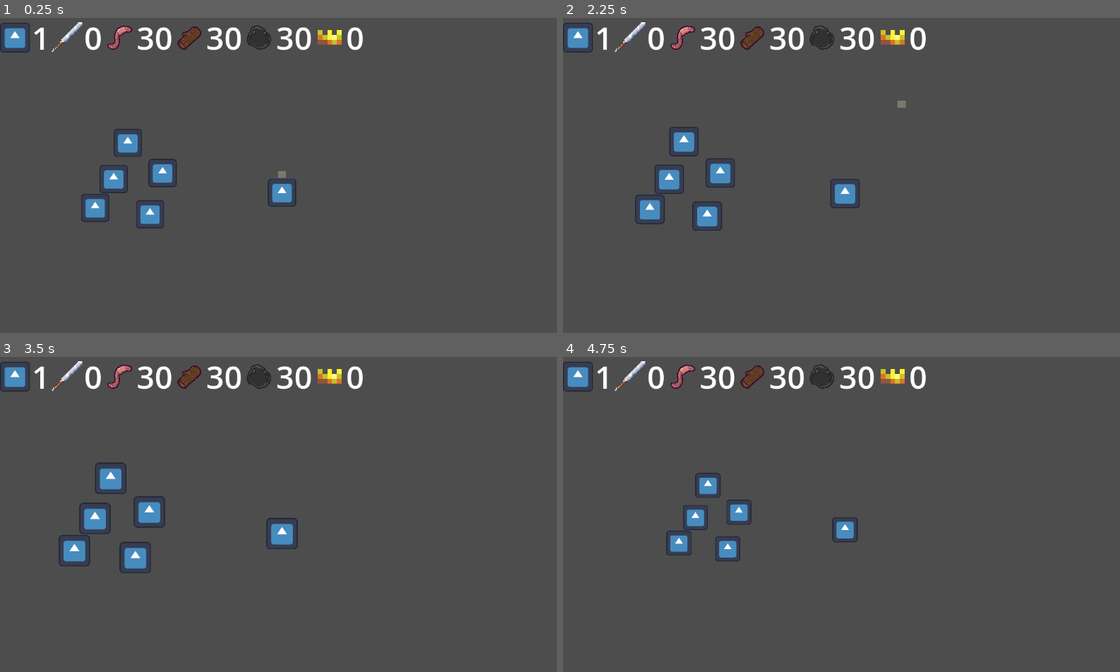
Above: before the commit, frames 1-4 (two rows, left to right).
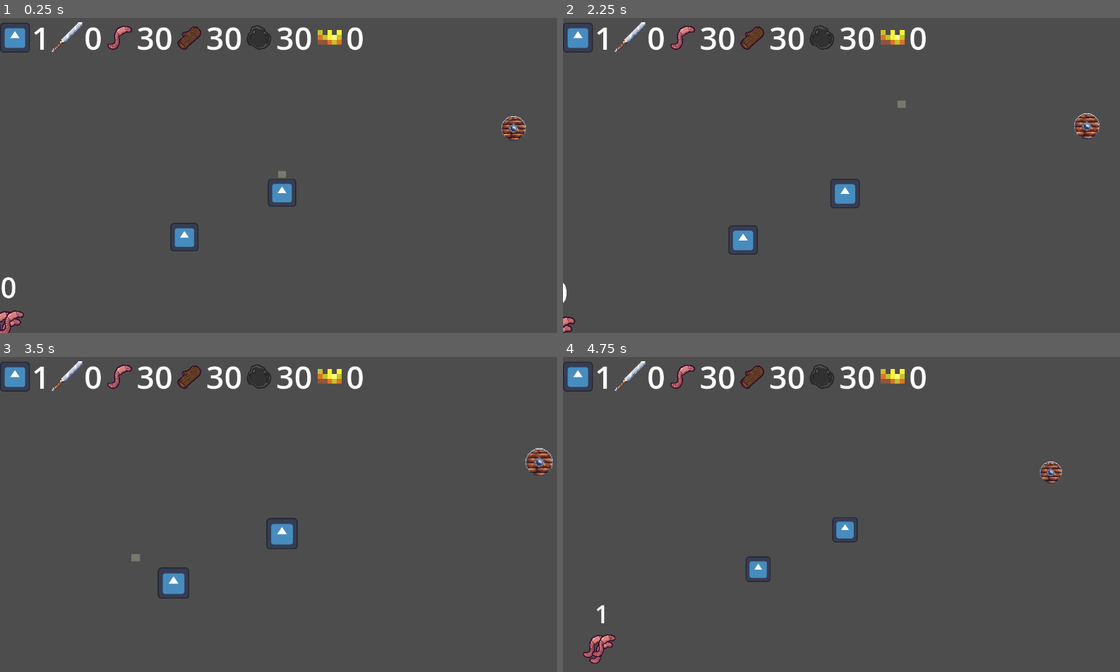
Above: after the commit, the same moments.

Repository: pradoh97/horde
Game: Godot game, scene res://level.tscn
Same seed, same stepped clock (60 frames per second), same inputs: the game is played once before the commit and once after it. The engine's default icon, where the game draws it, is replaced by a stand-in: a white triangle on a blue panel in a dark square.
Inputs (mouse positions are in pixels of both pictures, inside the frame that each line leads up to):
- Up to frame 1 (0.25 s): no input
- Up to frame 2 (2.25 s): tap Enter at 0.5, 2 s; move the mouse to (969, 159) at 0.52 s; press the mouse at (969, 159) at 0.53 s; release the mouse at (969, 159) at 1.25 s; tap Space at 1.25 s; drag from (730, 191) to (969, 159) at 1.27 s; move the mouse to (902, 106) at 2.02 s; hold Mouse wheel up (mouse_scroll_up) from 2.03 s (still down); click (902, 106) at 2.17 s
- Up to frame 3 (3.5 s): release Mouse wheel up (mouse_scroll_up) at 2.75 s; drag from (256, 577) to (133, 558) at 2.77 s
- Up to frame 4 (4.75 s): tap Space at 3.5 s; move the mouse to (1014, 561) at 3.52 s; hold Mouse wheel down (mouse_scroll_down) 3.53-4.25 s; click (1014, 561) at 3.67 s; drag from (674, 467) to (847, 530) at 4.27 s

The runs differ from the first frame. In frame 1, 2.3% of the frame differs, in the area x 0-95%, y 31-100%; in frame 2, 2.2%; in frame 3, 2.5%, in the area x 10-100%, y 28-77%; in frame 4, 1.9%.
Error in both runs: Invalid call. Nonexistent function 'become_leader' in base 'CharacterBody2D (Minion)'. (res://army/army.gd:113)

Commit message:
Reposiion nodes

Diff:
--- a/level.tscn
+++ b/level.tscn
@@ -10,6 +10,7 @@
 [ext_resource type="PackedScene" uid="uid://feywkuh1juuv" path="res://resources/generators/food_farm.tscn" id="7_2orkt"]
 [ext_resource type="PackedScene" uid="uid://j26qs1wki8oi" path="res://resources/generators/stone_mine.tscn" id="8_aicyk"]
 [ext_resource type="PackedScene" uid="uid://cv8bjon3iyvf4" path="res://ui.tscn" id="10_2orkt"]
+[ext_resource type="PackedScene" uid="uid://cydmr5pkv4ije" path="res://enemy_test.tscn" id="11_2orkt"]
 
 [sub_resource type="CircleShape2D" id="CircleShape2D_u52ul"]
 radius = 62.649822
@@ -33,7 +34,7 @@
 polygon = PackedVector2Array(876, 681, 841, 681, 841, 711, 876, 711)
 
 [node name="Army" parent="." instance=ExtResource("1_vonw3")]
-position = Vector2(529, -1211)
+position = Vector2(-113, -2477)
 override_minions_properties = true
 max_speed = 2000.0
 acceleration = 200.0
@@ -67,7 +68,7 @@
 position = Vector2(-1088, -355)
 
 [node name="WildMinion5" parent="WildMinions" instance=ExtResource("3_oi3di")]
-position = Vector2(-940, -650)
+position = Vector2(-1325, -1488)
 
 [node name="ResourceGenerators" type="Node2D" parent="."]
 position = Vector2(-2320, -651)
@@ -91,6 +92,9 @@
 
 [node name="UI" parent="." instance=ExtResource("10_2orkt")]
 
+[node name="enemy_test" parent="." instance=ExtResource("11_2orkt")]
+position = Vector2(938, -3052)
+
 [connection signal="day_passed" from="." to="ResourceGenerators/WoodMine" method="_on_level_day_passed"]
 [connection signal="day_passed" from="." to="ResourceGenerators/FoodFarm" method="_on_level_day_passed"]
 [connection signal="day_passed" from="." to="ResourceGenerators/StoneMine" method="_on_level_day_passed"]
Not shown: 1 places in level.tscn that only renumber resources
